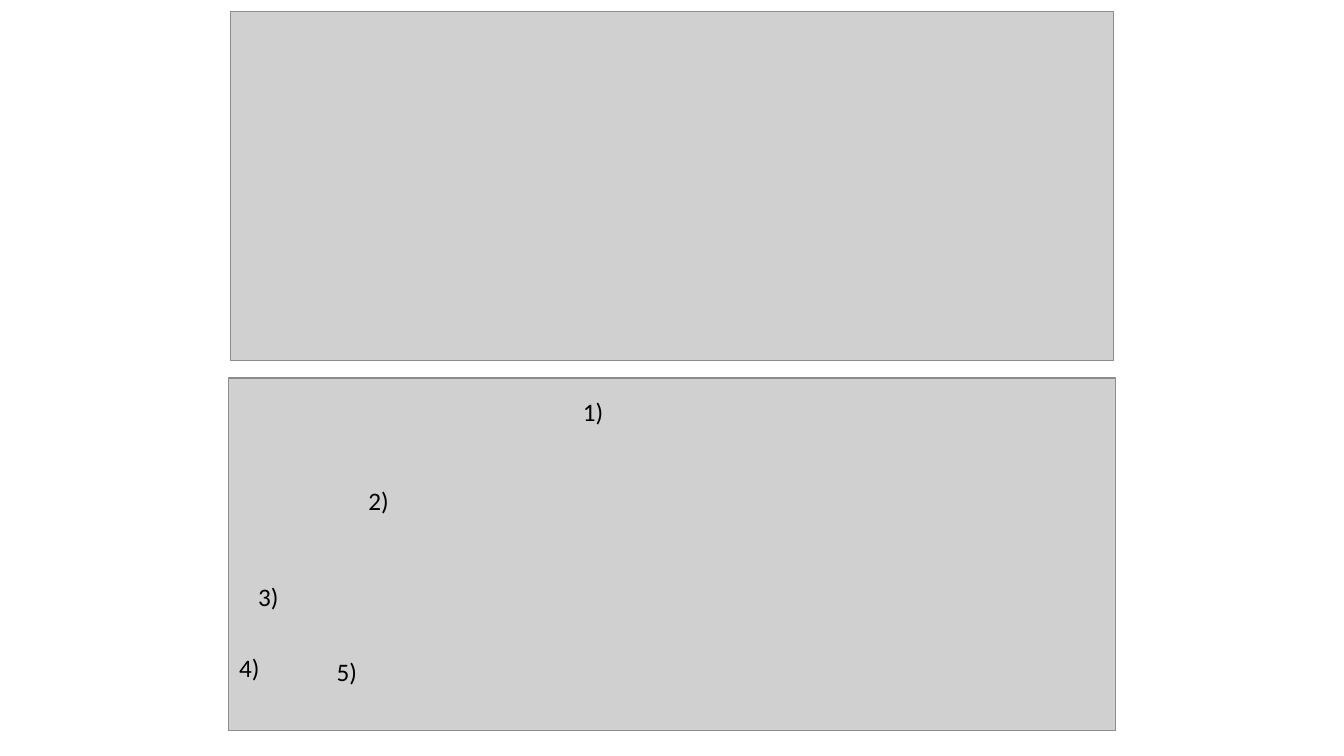
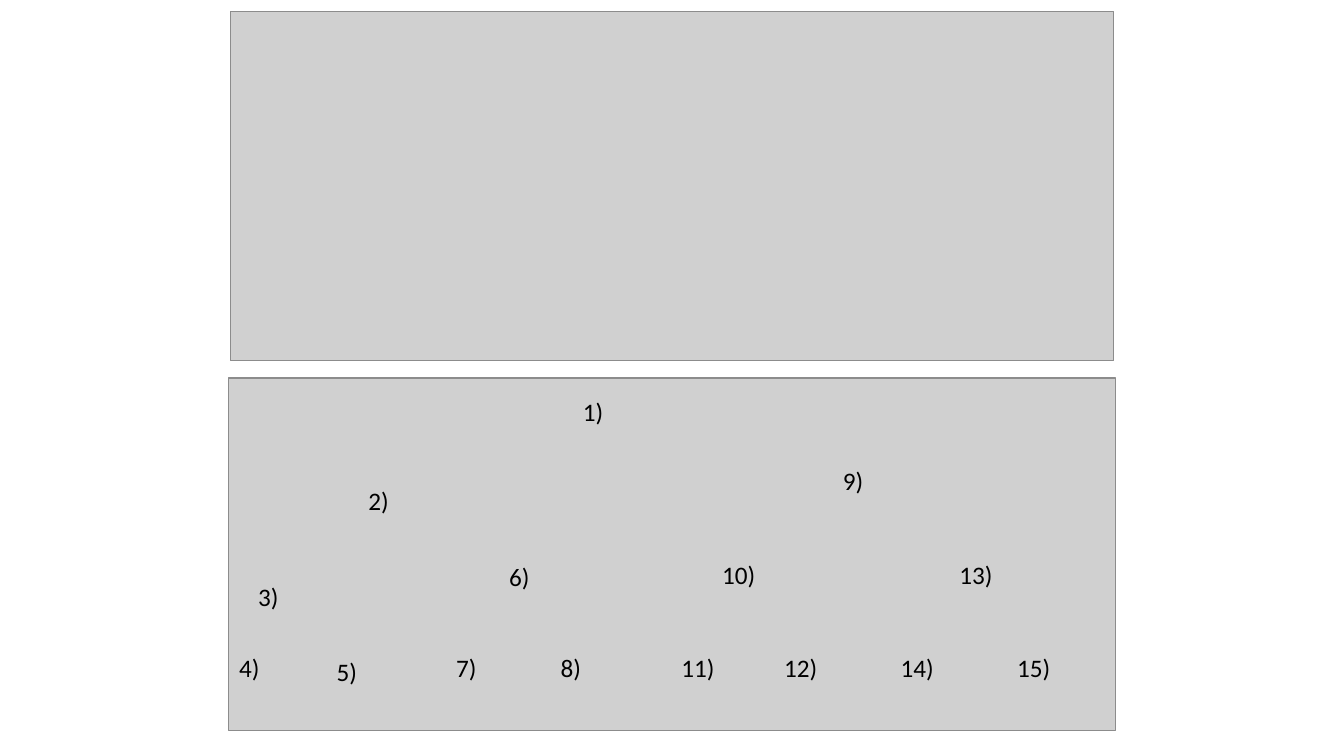
Before and after one commit to Deokgi-Park/BeakJoon, a slide deck: slide 6 of 1week/하노아의 탑 이해.pptx. Drawn at 1344x756 pixels with LibreOffice and Linux fonts; fonts in the diff are those of the drawing; grey boxes stand for pictures. Boxes give left, top, right and bottom in pixels: in the first picture for what was removed or moved away, otherwise in the second. Text is boxed around its words. In the diff, an @@ line names an element or a change of style, - is before the commit and + after.

```diff
--- a/1week/하노아의 탑 이해.pptx
+++ b/1week/하노아의 탑 이해.pptx
@@ text added at [843, 472, 863, 493], 18 pt, text #000000 @@
+9)
@@ text added at [509, 568, 529, 589], 18 pt, text #000000 @@
+6)
@@ text added at [722, 566, 755, 587], 18 pt, text #000000 @@
+10)
@@ text added at [959, 566, 992, 587], 18 pt, text #000000 @@
+13)
@@ text added at [456, 659, 476, 680], 18 pt, text #000000 @@
+7)
@@ text added at [561, 658, 581, 681], 18 pt, text #000000 @@
+8)
@@ text added at [681, 659, 714, 680], 18 pt, text #000000 @@
+11)
@@ text added at [784, 659, 817, 680], 18 pt, text #000000 @@
+12)
@@ text added at [901, 659, 934, 681], 18 pt, text #000000 @@
+14)
@@ text added at [1017, 659, 1050, 680], 18 pt, text #000000 @@
+15)
```
Also in this commit, not shown: 1 other slide changed, 1 other file.
